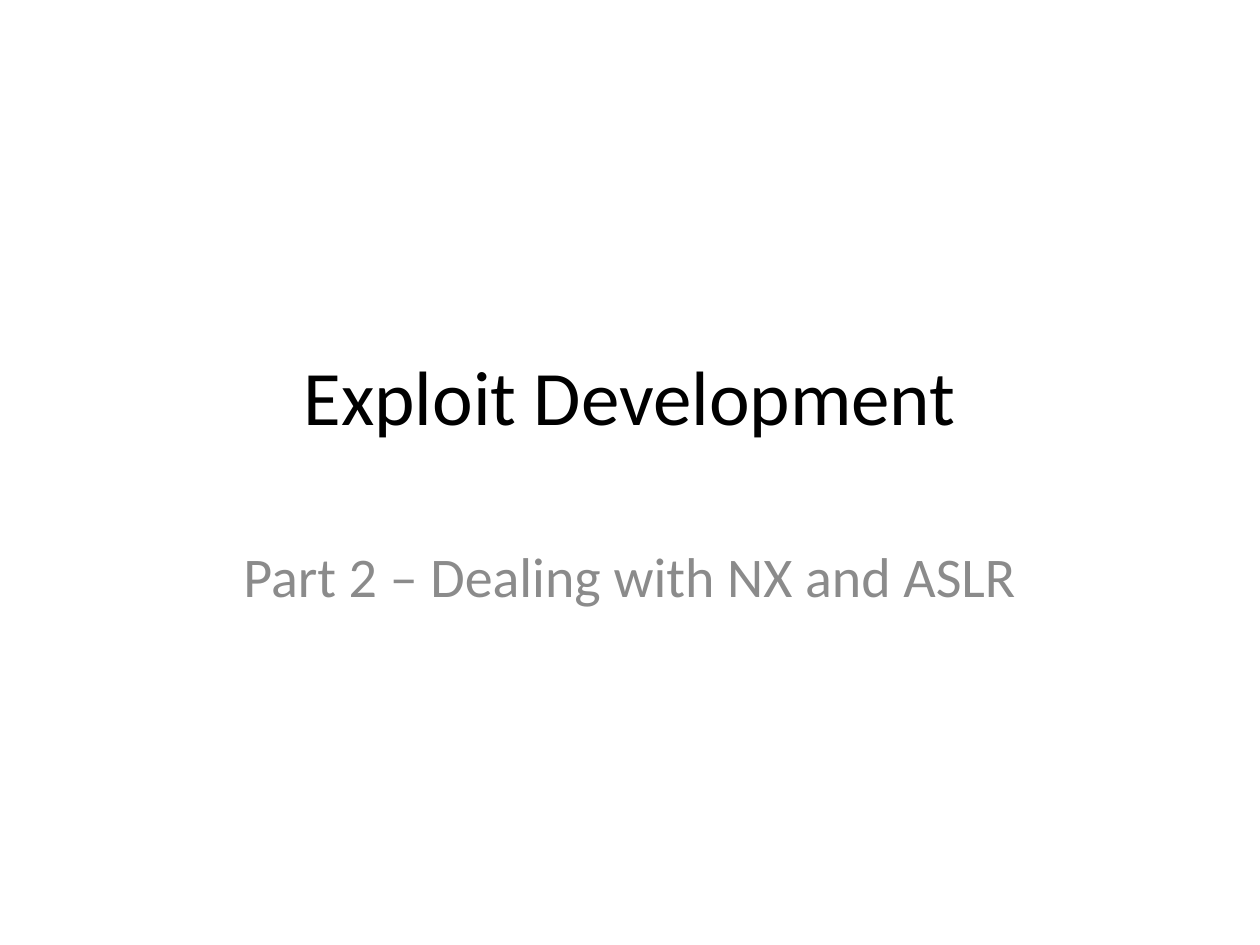
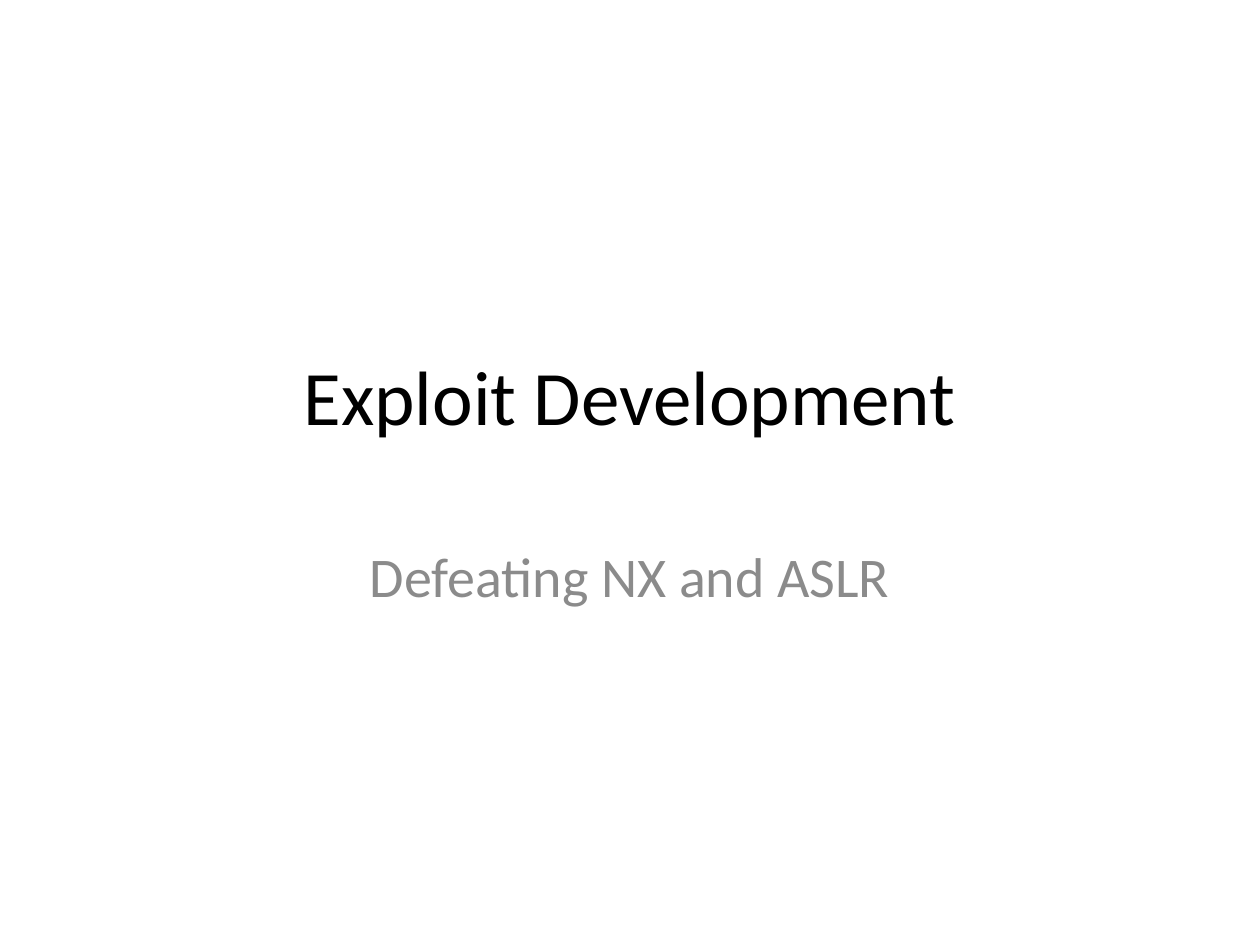
Before and after one commit to m0t/liatioan, a slide deck: slide 1 of slides-2.pptx. Drawn at 1260x945 pixels with LibreOffice and Linux fonts; fonts in the diff are those of the drawing. Boxes give left, top, right and bottom in pixels: in the first picture for what was removed or moved away, otherwise in the second. Text is boxed around its words. In the diff, an @@ line names an element or a change of style, - is before the commit and + after.

```diff
--- a/slides-2.pptx
+++ b/slides-2.pptx
@@ subtitle at (x1=370, y1=558, x2=889, y2=607): text changed @@
-Part 2 – Dealing with NX and ASLR
+Defeating NX and ASLR
```
Also in this commit, not shown: 1 other file.
